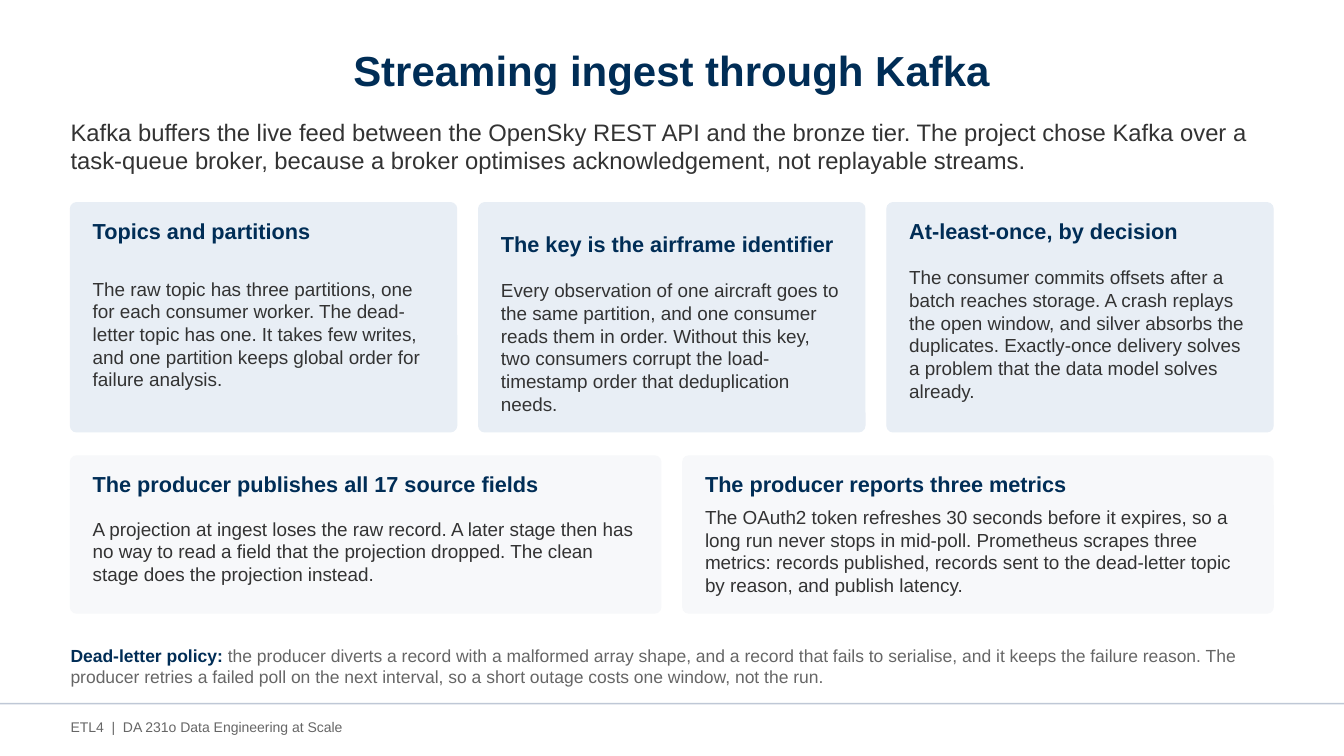
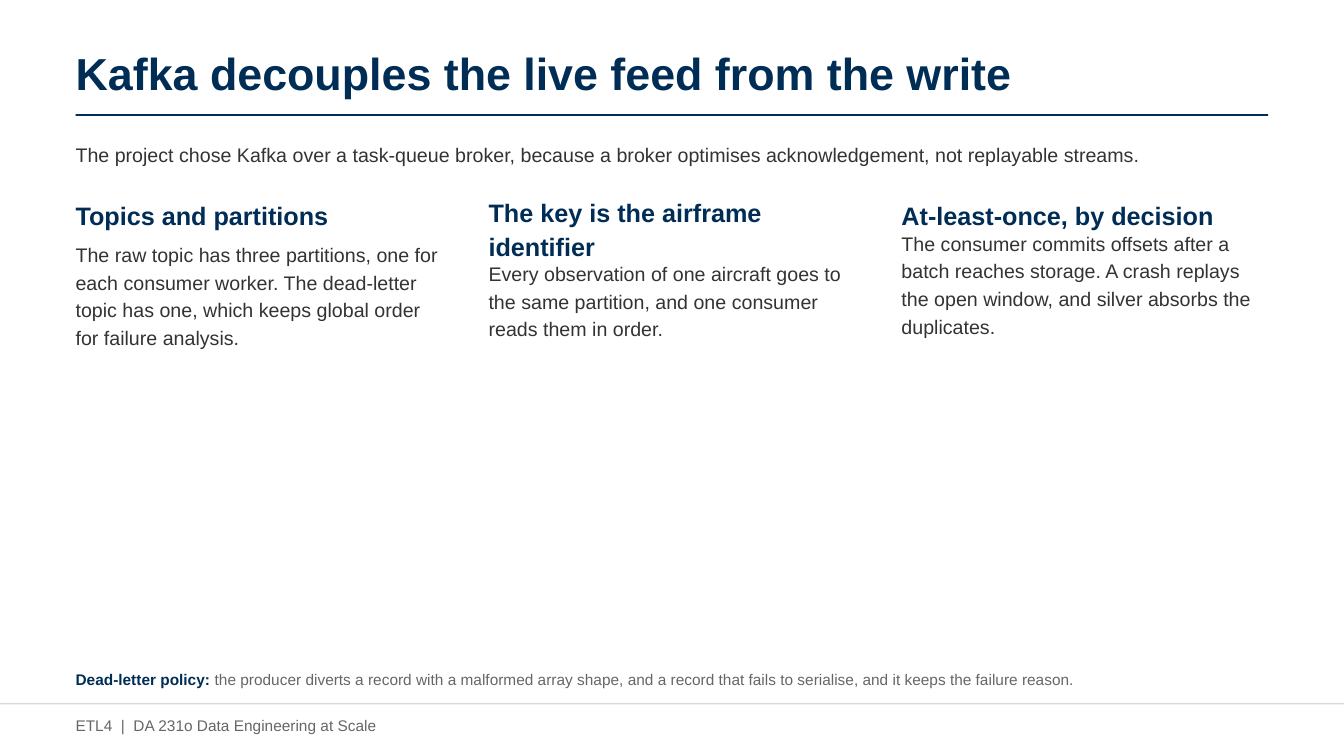
Before and after one commit to AvinashKompalli/Clean-Flight-Paths-from-Noisy-Aircraft-Data-at-Scale, a slide deck: slide 9 of etl4/docs/ETL4_Project_Presentation.pptx (slide 8 before the commit). Drawn at 1344x756 pixels with LibreOffice and Linux fonts; fonts in the diff are those of the drawing. Boxes give left, top, right and bottom in pixels: in the first picture for what was removed or moved away, otherwise in the second. Text is boxed around its words. In the diff, an @@ line names an element or a change of style, - is before the commit and + after.

```diff
--- a/etl4/docs/ETL4_Project_Presentation.pptx
+++ b/etl4/docs/ETL4_Project_Presentation.pptx
@@ title added at box(76, 57, 1011, 99), 32 pt, text #002D56, bold @@
+Kafka decouples the live feed from the write
@@ title removed at box(353, 55, 989, 94) @@
-Streaming ingest through Kafka
@@ line added from (76, 115) to (1268, 115), #002D56 1.25 pt @@
@@ text at box(76, 147, 1139, 166): text changed; size 17 to 14 pt @@
-Kafka buffers the live feed between the OpenSky REST API and the bronze tier. The project chose Kafka over a task-queue broker, because a broker optimises acknowledgement, not replayable streams.
+The project chose Kafka over a task-queue broker, because a broker optimises acknowledgement, not replayable streams.
@@ rounded rectangle removed at box(71, 203, 457, 432) @@
@@ text "Topics and partitions": place and size @@
-text "Topics and partitions" at box(93, 223, 310, 244)
+text "Topics and partitions" at box(76, 206, 329, 230)
@@ rounded rectangle removed at box(479, 203, 865, 432) @@
@@ text "The key is the airframe ...": place and size @@
-text "The key is the airframe ..." at box(501, 236, 834, 257)
+text "The key is the airframe ..." at box(489, 203, 761, 257)
@@ rounded rectangle removed at box(887, 203, 1273, 432) @@
@@ size 15.5 to 18 pt; line spacing 1 to 1.12 in 3 elements at box(489, 203, 761, 257), box(76, 206, 329, 230), box(901, 206, 1213, 230) @@
@@ text "At-least-once, by decision": place and size @@
-text "At-least-once, by decision" at box(909, 223, 1178, 244)
+text "At-least-once, by decision" at box(901, 206, 1213, 230)
@@ text at box(901, 236, 1250, 338): text changed; size 13.5 to 14 pt @@
-The consumer commits offsets after a batch reaches storage. A crash replays the open window, and silver absorbs the duplicates. Exactly-once delivery solves a problem that the data model solves already.
+The consumer commits offsets after a batch reaches storage. A crash replays the open window, and silver absorbs the duplicates.
@@ text at box(76, 247, 438, 349): text changed; size 13.5 to 14 pt @@
-The raw topic has three partitions, one for each consumer worker. The dead-letter topic has one. It takes few writes, and one partition keeps global order for failure analysis.
+The raw topic has three partitions, one for each consumer worker. The dead-letter topic has one, which keeps global order for failure analysis.
@@ text at box(489, 266, 840, 336): text changed; size 13.5 to 14 pt @@
-Every observation of one aircraft goes to the same partition, and one consumer reads them in order. Without this key, two consumers corrupt the load-timestamp order that deduplication needs.
+Every observation of one aircraft goes to the same partition, and one consumer reads them in order.
@@ rounded rectangle removed at box(71, 456, 661, 613) @@
@@ text removed at box(93, 476, 539, 497) @@
-The producer publishes all 17 source fields
@@ rounded rectangle removed at box(684, 456, 1274, 613) @@
@@ text removed at box(705, 476, 1066, 497) @@
-The producer reports three metrics
@@ text removed at box(93, 522, 633, 585) @@
-A projection at ingest loses the raw record. A later stage then has no way to read a field that the projection dropped. The clean stage does the projection instead.
@@ text removed at box(705, 510, 1231, 596) @@
-The OAuth2 token refreshes 30 seconds before it expires, so a long run never stops in mid-poll. Prometheus scrapes three metrics: records published, records sent to the dead-letter topic by reason, and publish latency.
@@ text at box(76, 674, 1073, 689): text changed; size 12.5 to 11 pt @@
-Dead-letter policy: the producer diverts a record with a malformed array shape, and a record that fails to serialise, and it keeps the failure reason. The producer retries a failed poll on the next interval, so a short outage costs one window, not the run.
+Dead-letter policy: the producer diverts a record with a malformed array shape, and a record that fails to serialise, and it keeps the failure reason.
@@ line (0, 704) - (1344, 704): stroke #BFC8D6 1 pt to #D4DAE2 1 pt @@
@@ text "ETL4 | DA 231o Data ..." at box(76, 720, 377, 734): size 10 to 11 pt @@
```
Also in this commit, not shown: 19 other slides changed, 4 slides added, 1 other file.
